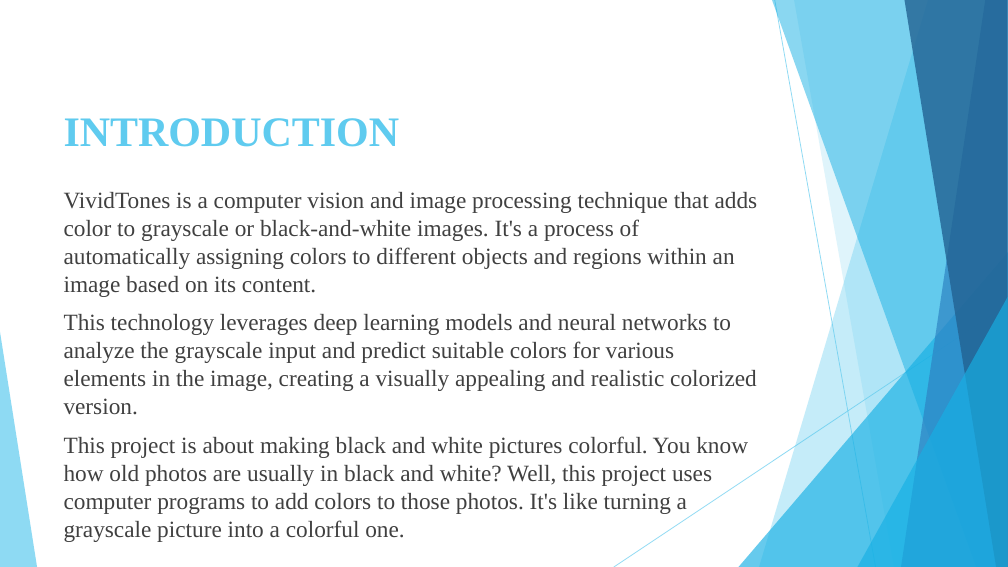
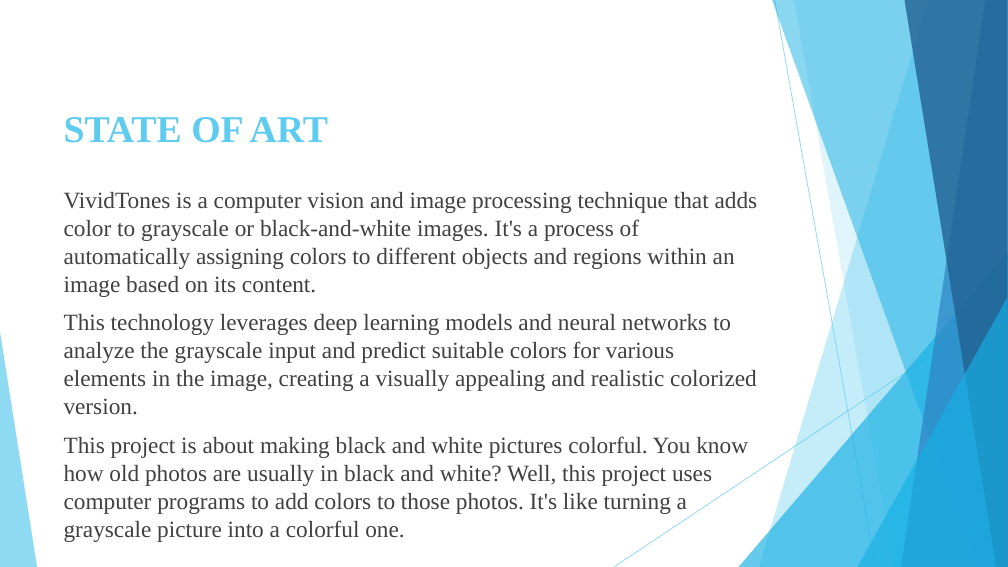
Before and after one commit to Chakrapani2122/Mini-Project, a slide deck: slide 4 of vividtones.pptx. Drawn at 1008x567 pixels with LibreOffice and Linux fonts; fonts in the diff are those of the drawing. Boxes give left, top, right and bottom in pixels: in the first picture for what was removed or moved away, otherwise in the second. Text is boxed around its words. In the diff, an @@ line names an element or a change of style, - is before the commit and + after.

```diff
--- a/vividtones.pptx
+++ b/vividtones.pptx
@@ title at (64,117,328,143): text changed; size 40 to 36 pt @@
-INTRODUCTION
+STATE OF ART
```
Also in this commit, not shown: 5 other slides changed, 13 slides added, 4 slides removed, 20 other files.
